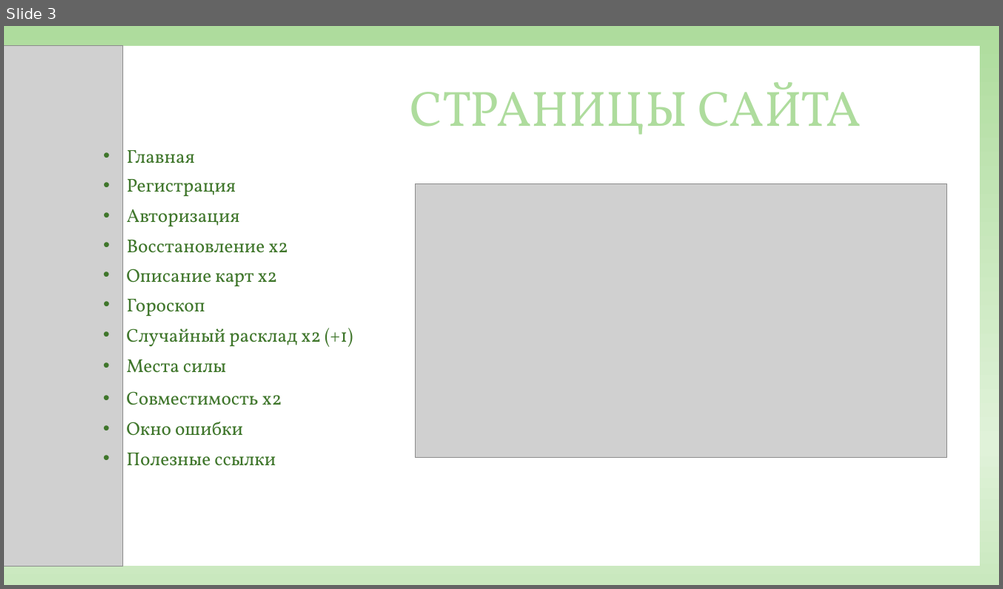
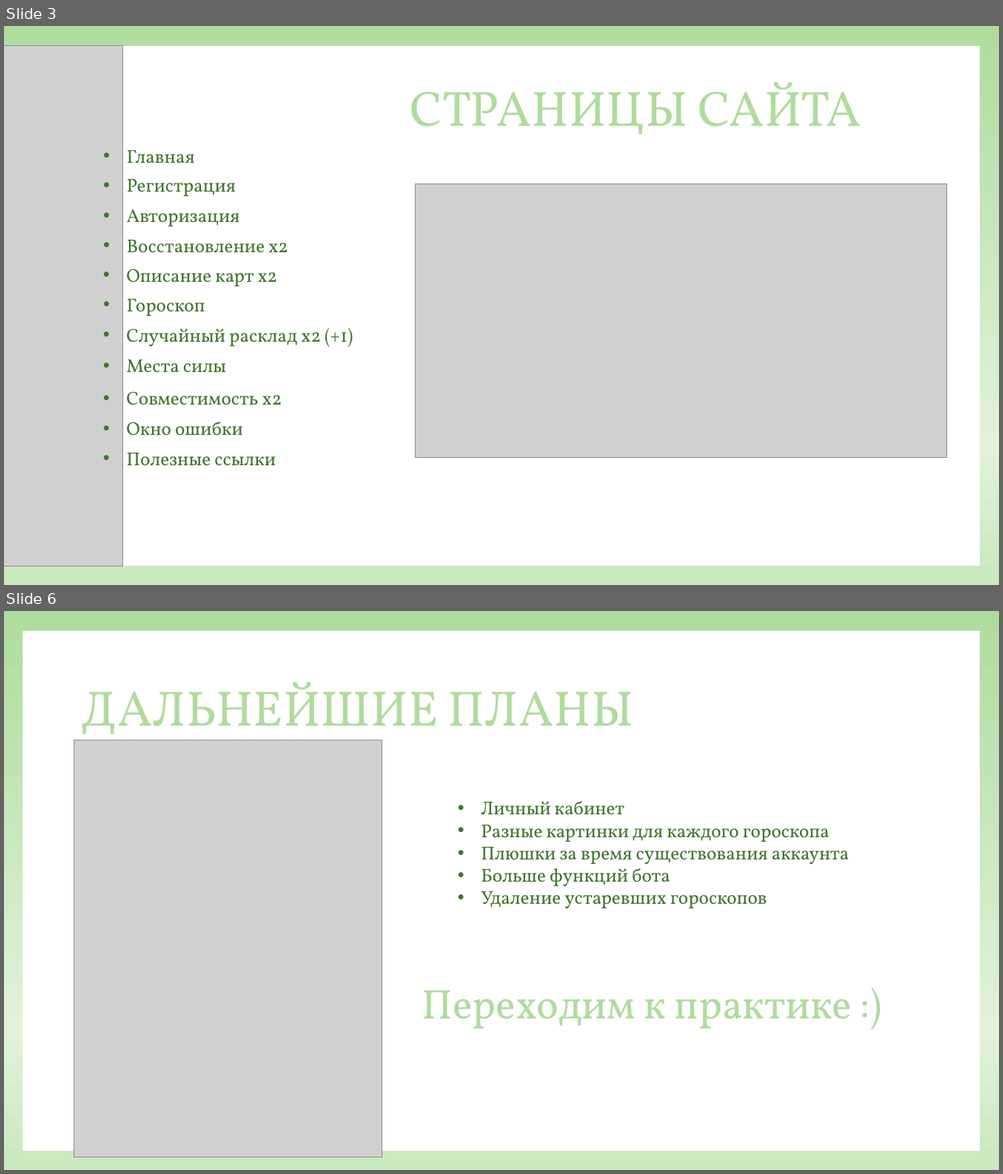
Before and after one commit to PinguinCake/witches-hut, a slide deck: Защита.pptx. Shown one above the other, each under a label of ours: slide 3 before the commit, slides 3 and 6 after it; the slides between them are not shown. The pictures are 1003x589 and 1003x1174 pixels, drawn with LibreOffice and Linux fonts; fonts in the diff are those of the drawing; grey boxes stand for pictures; background and template pictures are left out. Boxes give left, top, right and bottom in pixels: in the first picture for what was removed or moved away, otherwise in the second. Text is boxed around its words. In the diff, an @@ line names an element or a change of style, - is before the commit and + after.

```diff
--- a/Защита.pptx
+++ b/Защита.pptx
@@ slide 6 added at [4, 611, 999, 1170], background gradient #F6FBF4 to #AEDC9D to #E0F2D9 to #C9E8BE; not listed: 1 template element that a slide beside it also shows @@
@@ text added at [82, 682, 633, 748], 48 pt, text gradient #F6FBF4 to #AEDC9D to #C9E8BE @@
+ДАЛЬНЕЙШИЕ ПЛАНЫ
@@ picture added at [74, 740, 381, 1157] @@
@@ text added at [481, 801, 849, 909], 18 pt, text #3F762B @@
+• Личный кабинет
+• Разные картинки для каждого гороскопа
+• Плюшки за время существования аккаунта
+• Больше функций бота
+• Удаление устаревших гороскопов
@@ text added at [422, 991, 852, 1029], 40 pt, text gradient #F6FBF4 to #AEDC9D to #C9E8BE @@
+Переходим к практике :)
```
Also in this commit, not shown: 3 slides changed, 1 other slide added, 3 other files.
